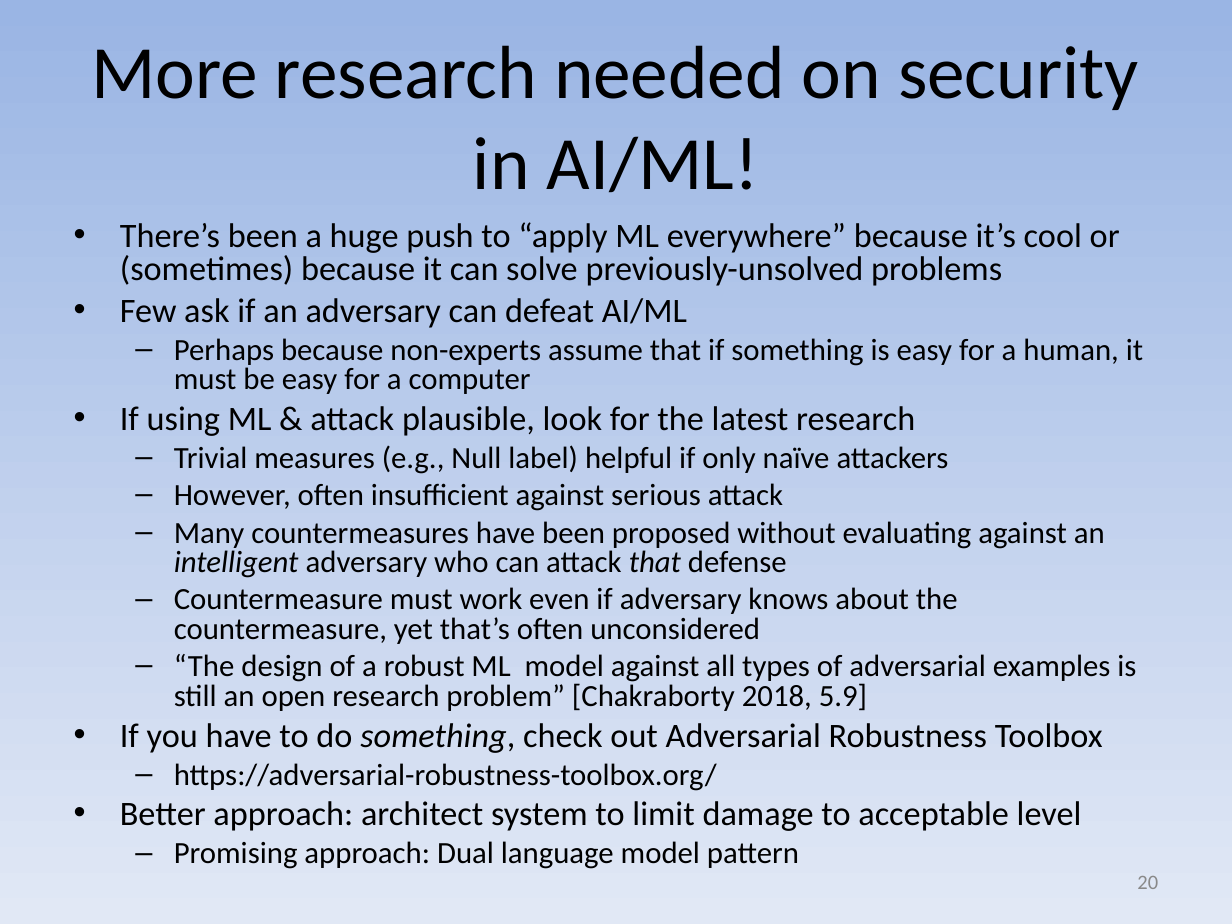
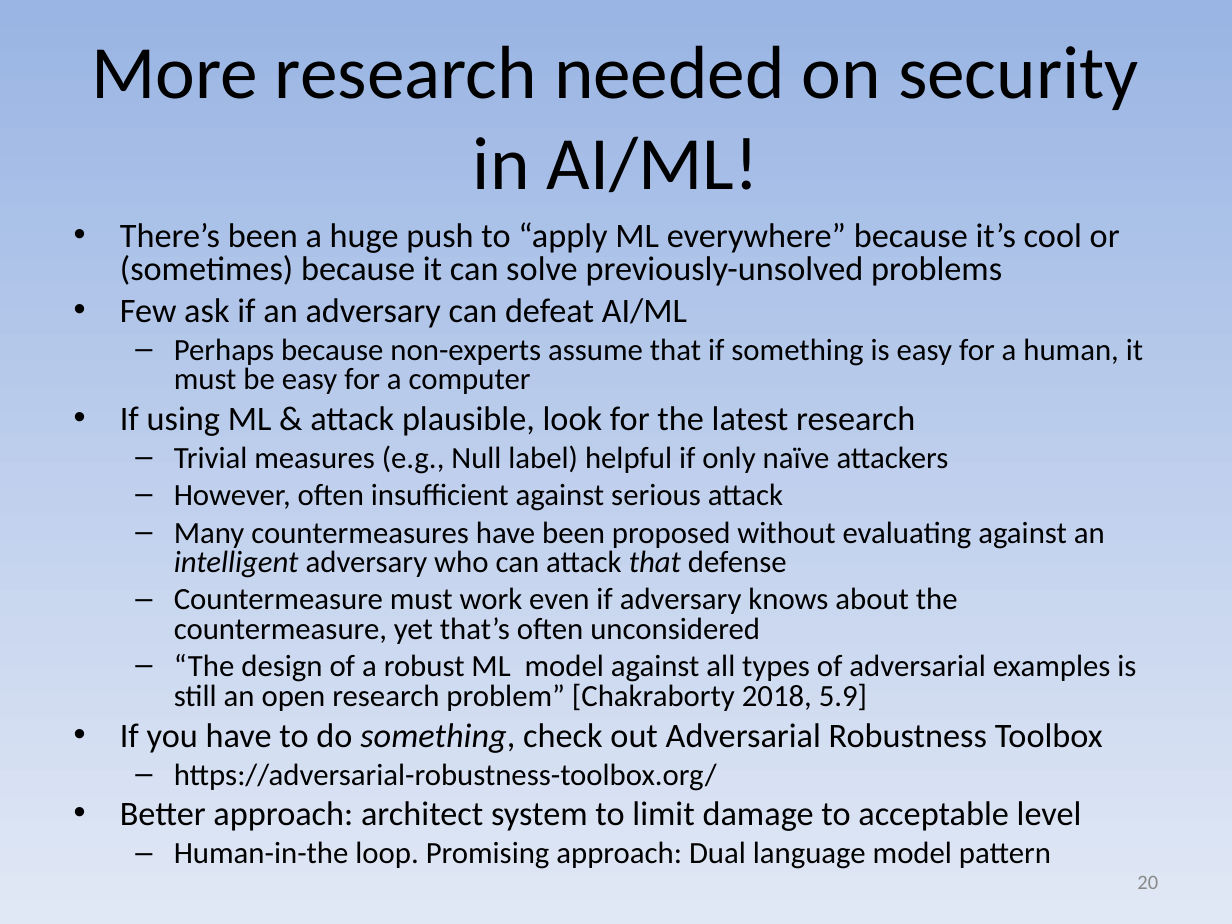
Before and after one commit to david-a-wheeler/david-a-wheeler.github.io, a slide deck: slide 20 of secure-class/presentations/Secure-Software-10-Misc.ppt. Drawn at 1232x924 pixels with LibreOffice and Linux fonts; fonts in the diff are those of the drawing. Boxes give left, top, right and bottom in pixels: in the first picture for what was removed or moved away, otherwise in the second. Text is boxed around its words. In the diff, an @@ line names an element or a change of style, - is before the commit and + after.

```diff
--- a/secure-class/presentations/Secure-Software-10-Misc.ppt
+++ b/secure-class/presentations/Secure-Software-10-Misc.ppt
@@ text at [174, 841, 1051, 869]: text changed @@
-  – Promising approach: Dual language model pattern
+  – Human-in-the loop. Promising approach: Dual language model pattern
```
Also in this commit, not shown: 2 other slides changed.
